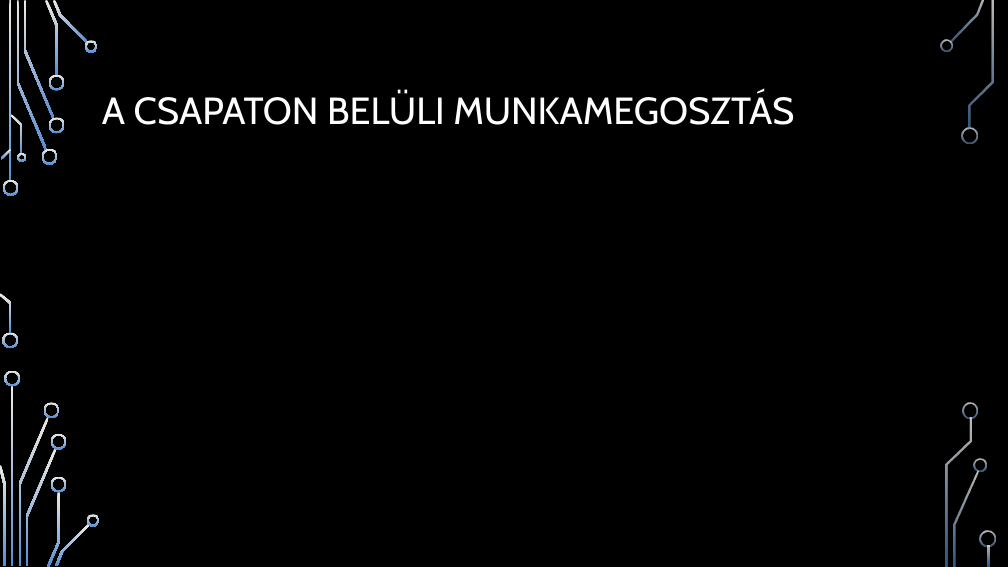
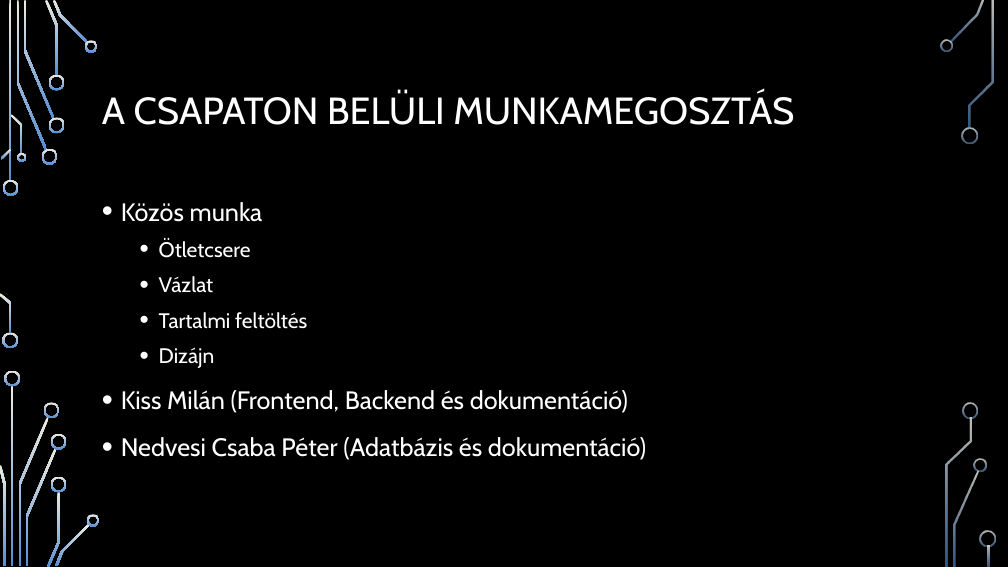
Before and after one commit to kissmilan91/autosiskola-data, a slide deck: slide 8 of Védés_PPT/Védés_Kiss_Milán_Nedvesi_csaba_Péter.pptx. Drawn at 1008x567 pixels with LibreOffice and Linux fonts; fonts in the diff are those of the drawing; background and template pictures are left out. Boxes give left, top, right and bottom in pixels: in the first picture for what was removed or moved away, otherwise in the second. Text is boxed around its words. In the diff, an @@ line names an element or a change of style, - is before the commit and + after.

Commit message:
Tartalom feltöltés.
Nézd át pls.

```diff
--- a/Védés_PPT/Védés_Kiss_Milán_Nedvesi_csaba_Péter.pptx
+++ b/Védés_PPT/Védés_Kiss_Milán_Nedvesi_csaba_Péter.pptx
@@ text added at <box>121,202,646,460</box>, 24 pt, text #FFFFFF @@
+• Közös munka
+  • Ötletcsere
+  • Vázlat
+  • Tartalmi feltöltés
+  • Dizájn
+• Kiss Milán (Frontend, Backend és dokumentáció)
+• Nedvesi Csaba Péter (Adatbázis és dokumentáció)
```
Also in this commit, not shown: 7 other slides changed.
